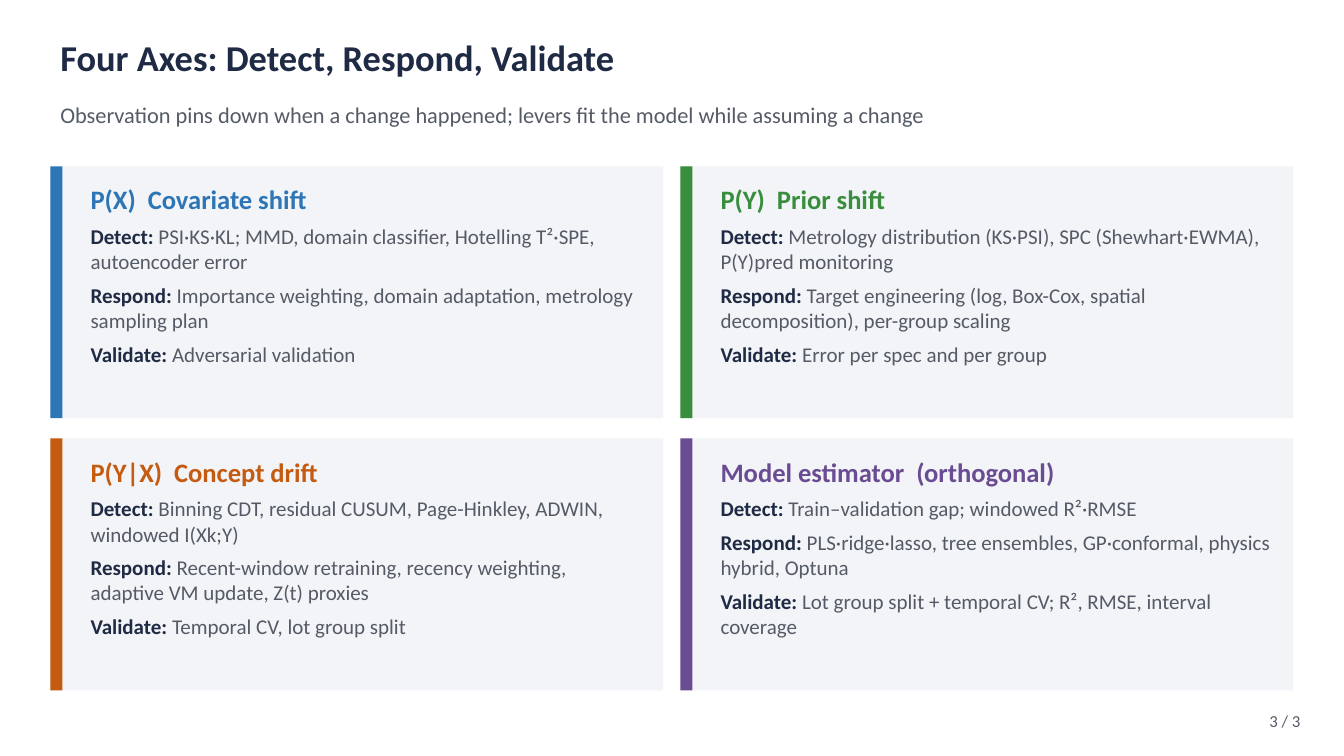
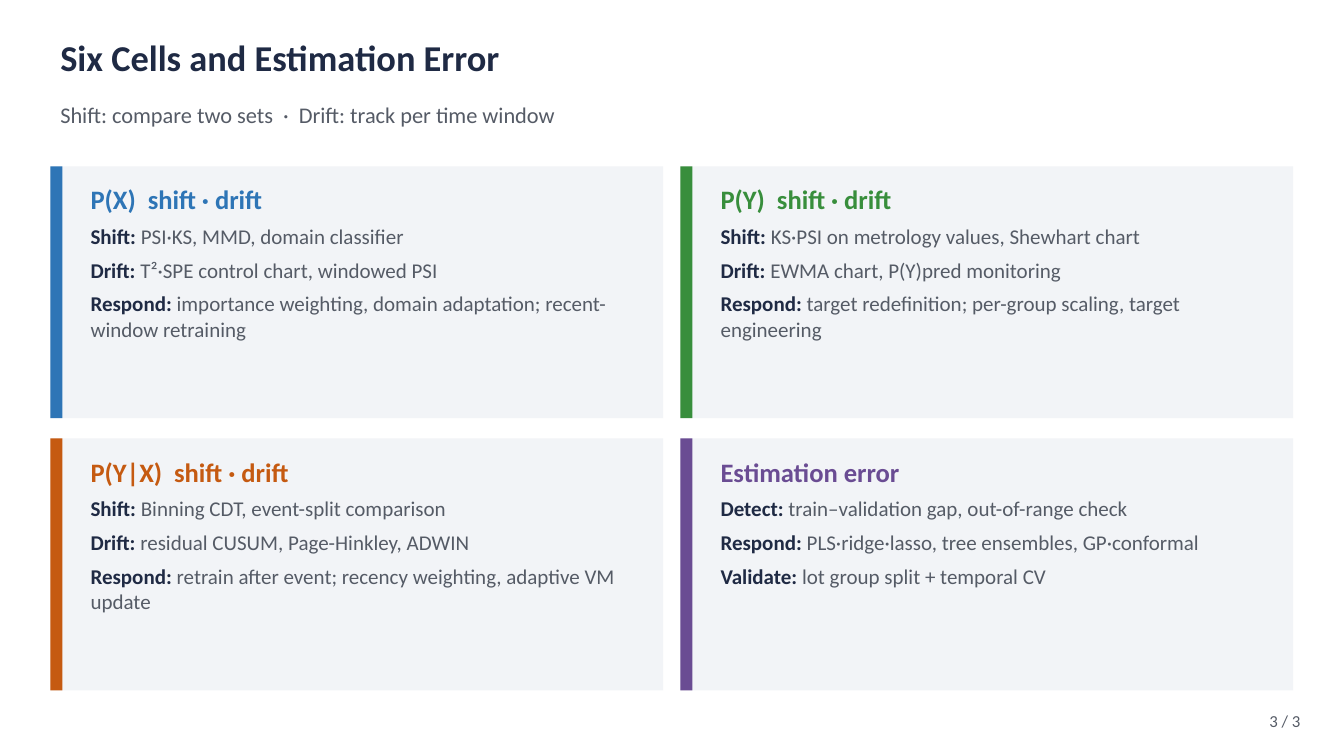
Before and after one commit to ykim2718/AIML, a slide deck: slide 3 of EDA/Modeling-Elements/talk-slides/modeling-elements-invited-talk.pptx. Drawn at 1344x756 pixels with LibreOffice and Linux fonts; fonts in the diff are those of the drawing. Boxes give left, top, right and bottom in pixels: in the first picture for what was removed or moved away, otherwise in the second. Text is boxed around its words. In the diff, an @@ line names an element or a change of style, - is before the commit and + after.

```diff
--- a/EDA/Modeling-Elements/talk-slides/modeling-elements-invited-talk.pptx
+++ b/EDA/Modeling-Elements/talk-slides/modeling-elements-invited-talk.pptx
@@ text at [60,45,500,72]: text changed @@
-Four Axes: Detect, Respond, Validate
+Six Cells and Estimation Error
@@ text at [60,107,554,127]: text changed @@
-Observation pins down when a change happened; levers fit the model while assuming a change
+Shift: compare two sets · Drift: track per time window
@@ text at [91,189,605,341]: text changed @@
-P(X) Covariate shift
-Detect: PSI·KS·KL; MMD, domain classifier, Hotelling T²·SPE, autoencoder error
-Respond: Importance weighting, domain adaptation, metrology sampling plan
-Validate: Adversarial validation
+P(X) shift · drift
+Shift: PSI·KS, MMD, domain classifier
+Drift: T²·SPE control chart, windowed PSI
+Respond: importance weighting, domain adaptation; recent-window retraining
@@ text at [721,189,1180,341]: text changed @@
-P(Y) Prior shift
-Detect: Metrology distribution (KS·PSI), SPC (Shewhart·EWMA), P(Y)pred monitoring
-Respond: Target engineering (log, Box-Cox, spatial decomposition), per-group scaling
-Validate: Error per spec and per group
+P(Y) shift · drift
+Shift: KS·PSI on metrology values, Shewhart chart
+Drift: EWMA chart, P(Y)pred monitoring
+Respond: target redefinition; per-group scaling, target engineering
@@ text at [91,462,615,613]: text changed @@
-P(Y|X) Concept drift
-Detect: Binning CDT, residual CUSUM, Page-Hinkley, ADWIN, windowed I(Xk;Y)
-Respond: Recent-window retraining, recency weighting, adaptive VM update, Z(t) proxies
-Validate: Temporal CV, lot group split
+P(Y|X) shift · drift
+Shift: Binning CDT, event-split comparison
+Drift: residual CUSUM, Page-Hinkley, ADWIN
+Respond: retrain after event; recency weighting, adaptive VM update
@@ text at [721,463,1199,588]: text changed @@
-Model estimator (orthogonal)
-Detect: Train–validation gap; windowed R²·RMSE
-Respond: PLS·ridge·lasso, tree ensembles, GP·conformal, physics hybrid, Optuna
-Validate: Lot group split + temporal CV; R², RMSE, interval coverage
+Estimation error
+Detect: train–validation gap, out-of-range check
+Respond: PLS·ridge·lasso, tree ensembles, GP·conformal
+Validate: lot group split + temporal CV
```
Also in this commit, not shown: 2 other slides changed, 5 other files.
